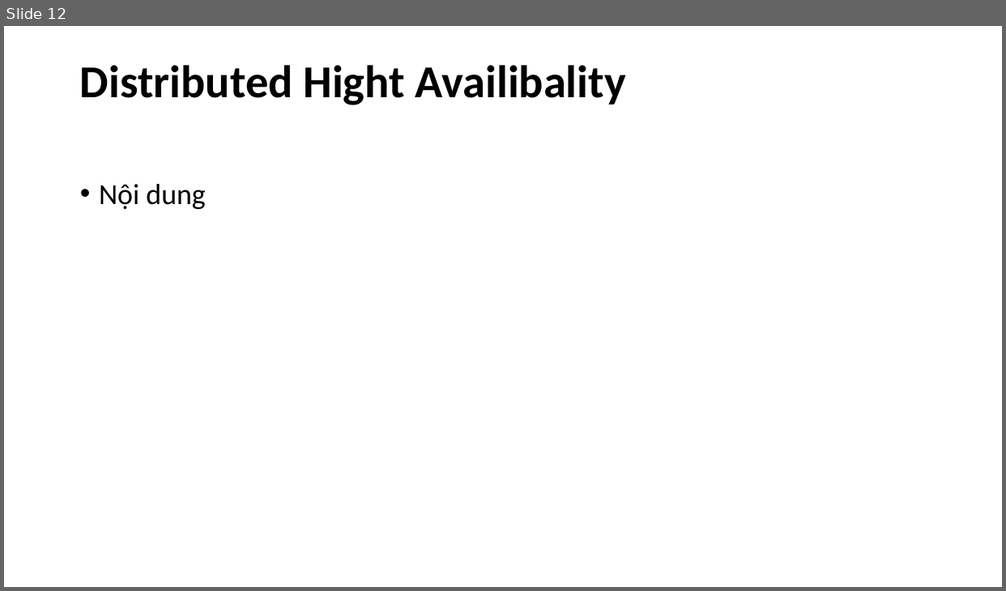
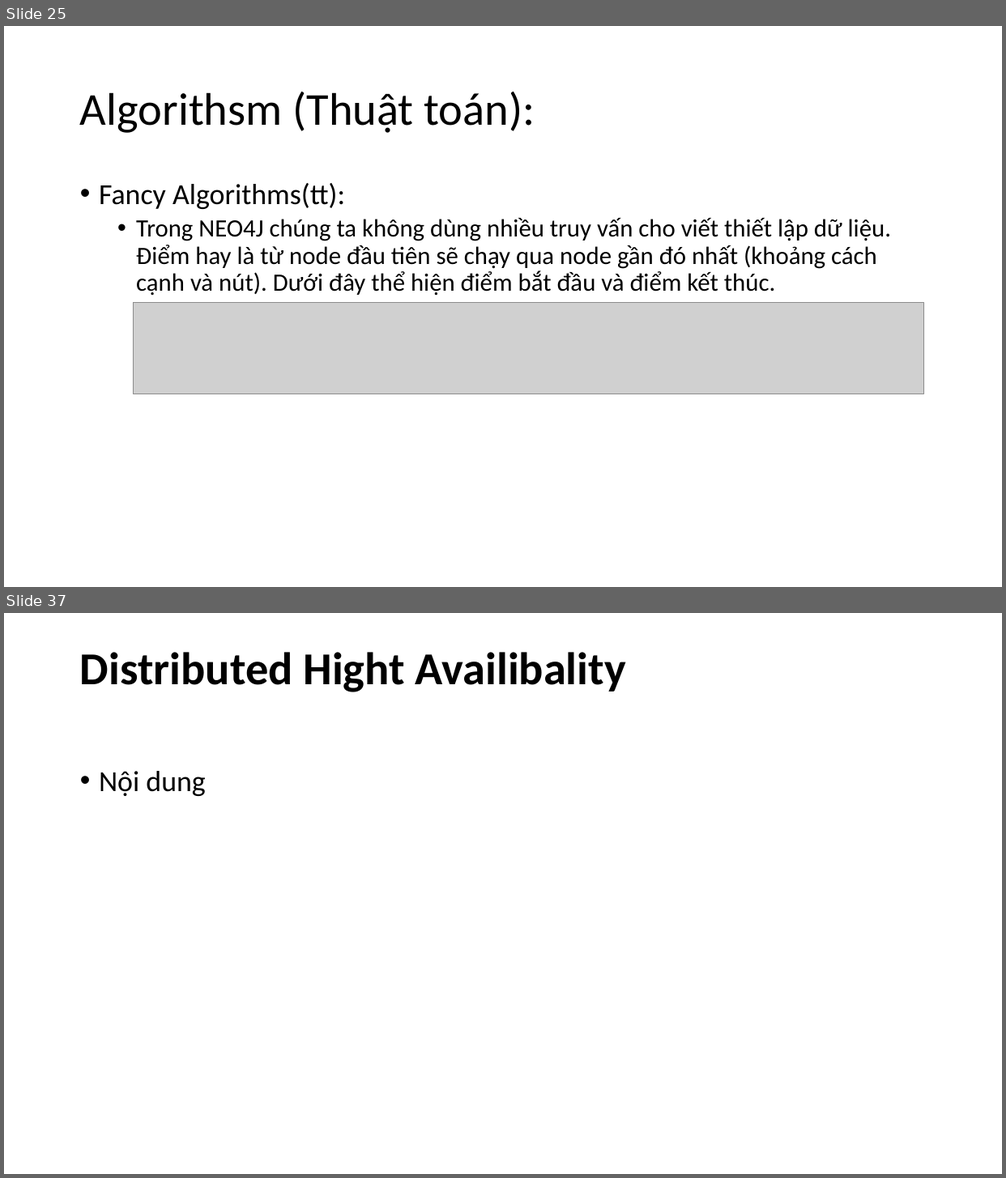
Before and after one commit to NguyenDucHoangLong/Group_4_HTTTHD, a slide deck: Document/Seminar/Slide_Nhóm 4.pptx. Shown one above the other, each under a label of ours: slide 12 before the commit, slides 25 and 37 after it; the slides between them are not shown. The pictures are 1006x591 and 1006x1178 pixels, drawn with LibreOffice and Linux fonts; fonts in the diff are those of the drawing; grey boxes stand for pictures. Boxes give left, top, right and bottom in pixels: in the first picture for what was removed or moved away, otherwise in the second. Text is boxed around its words. In the diff, an @@ line names an element or a change of style, - is before the commit and + after.

```diff
--- a/Document/Seminar/Slide_Nhóm 4.pptx
+++ b/Document/Seminar/Slide_Nhóm 4.pptx
@@ slide 25 added at [4, 26, 1002, 587], background #FFFFFF @@
@@ title added at [80, 92, 535, 133], 44 pt, text #000000 @@
+Algorithsm (Thuật toán):
@@ text added at [99, 183, 891, 296], 24 pt, text #000000 @@
+• Fancy Algorithms(tt):
+  • Trong NEO4J chúng ta không dùng nhiều truy vấn cho viết thiết lập dữ liệu. Điểm hay là từ node đầu tiên sẽ chạy qua node gần đó nhất (khoảng cách cạnh và nút). Dưới đây thể hiện điểm bắt đầu và điểm kết thúc.
@@ picture added at [133, 302, 923, 394] @@
@@ what was slide 12 is now slide 37 @@
```
Also in this commit, not shown: 2 slides changed, 24 other slides added, 1 other file.
